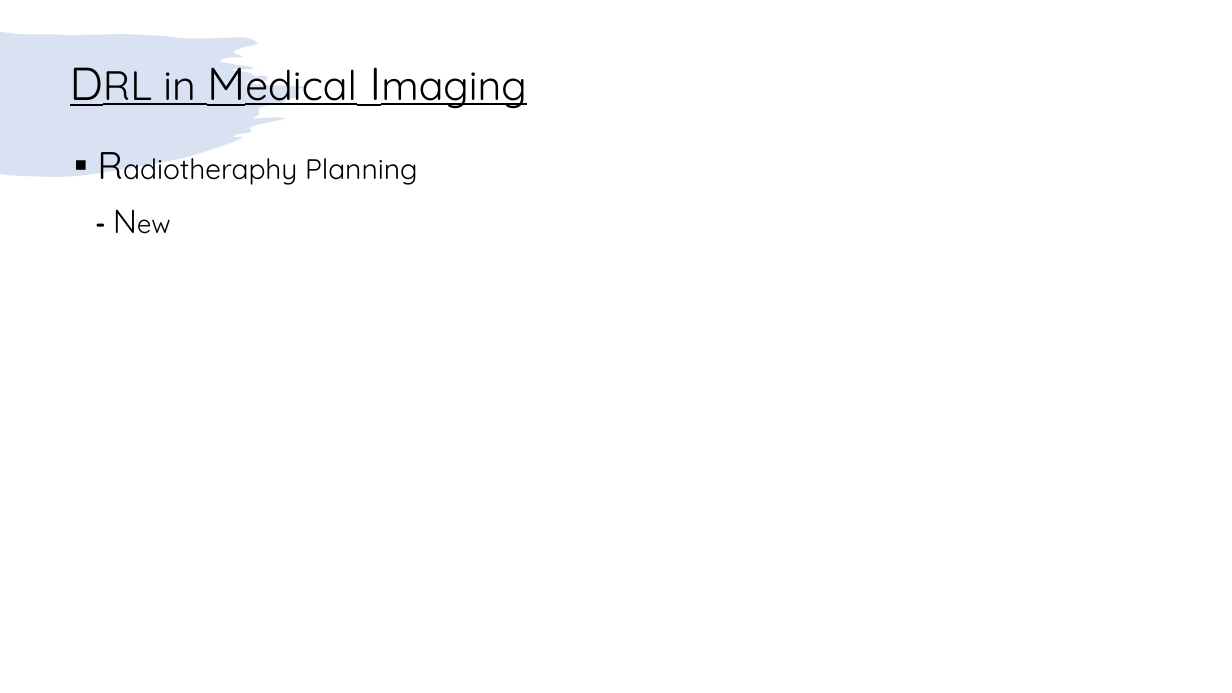
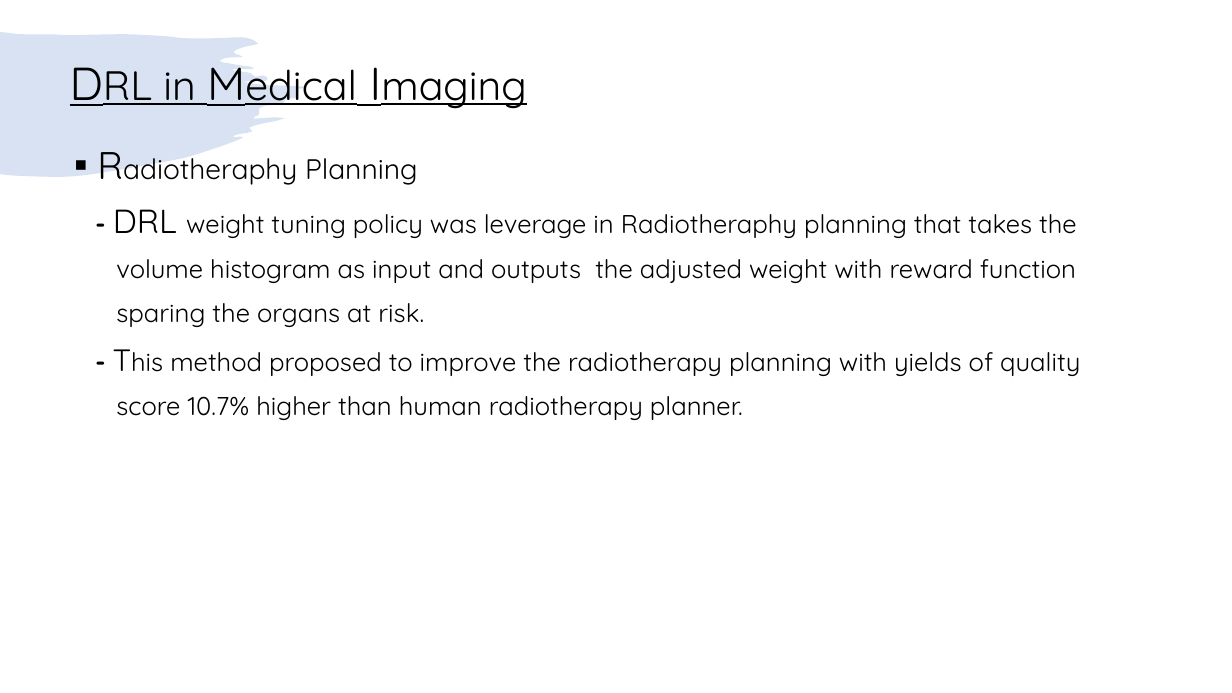
Before and after one commit to jocelynbaduria/cmpe-258_Deep-Learning, a slide deck: slide 37 of Short Story/Jocelyn_Baduria_DRL_Imaging_Literature_Review.pptx (slide 36 before the commit). Drawn at 1232x693 pixels with LibreOffice and Linux fonts; fonts in the diff are those of the drawing. Boxes give left, top, right and bottom in pixels: in the first picture for what was removed or moved away, otherwise in the second. Text is boxed around its words. In the diff, an @@ line names an element or a change of style, - is before the commit and + after.

```diff
--- a/Short Story/Jocelyn_Baduria_DRL_Imaging_Literature_Review.pptx
+++ b/Short Story/Jocelyn_Baduria_DRL_Imaging_Literature_Review.pptx
@@ text at box(116, 214, 1080, 420): text changed @@
-- New
+- DRL weight tuning policy was leverage in Radiotheraphy planning that takes the
+volume histogram as input and outputs the adjusted weight with reward function
+sparing the organs at risk.
+- This method proposed to improve the radiotherapy planning with yields of quality
+score 10.7% higher than human radiotherapy planner.
```
Also in this commit, not shown: 9 other slides changed, 3 slides added, 2 slides removed.
